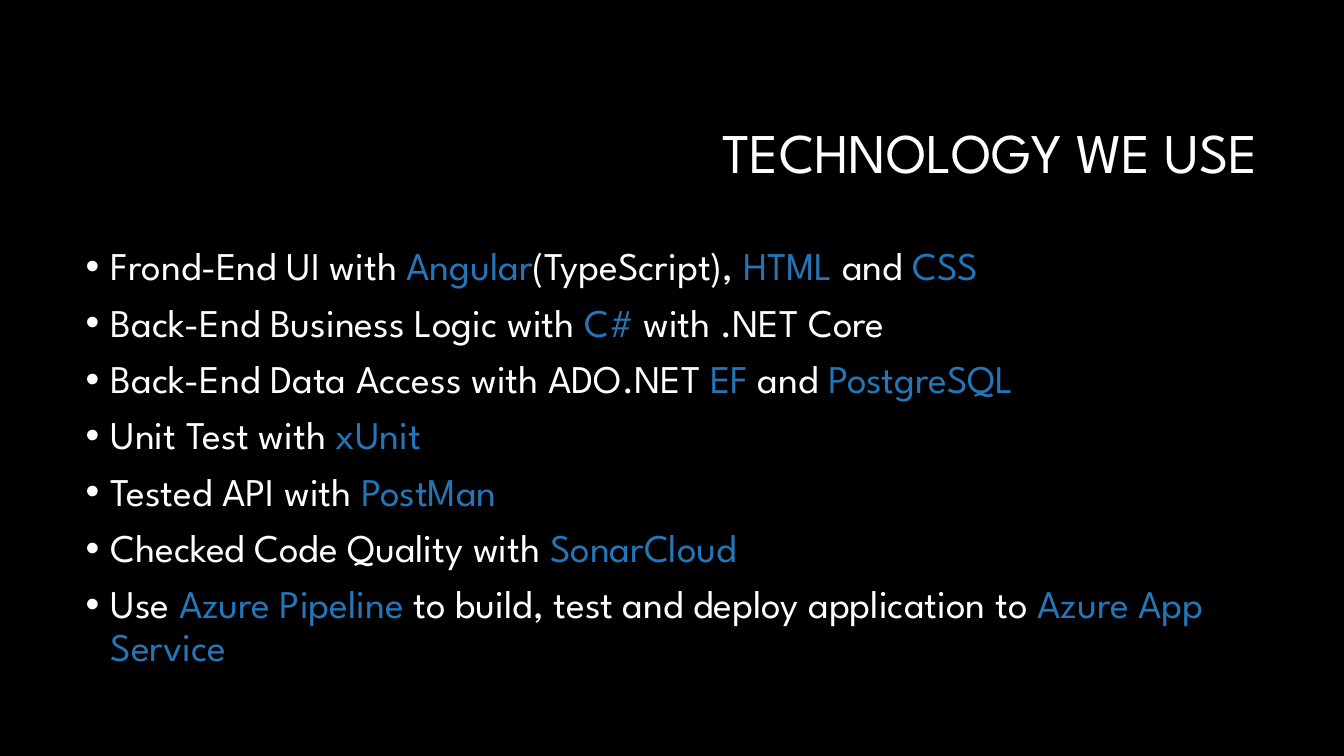
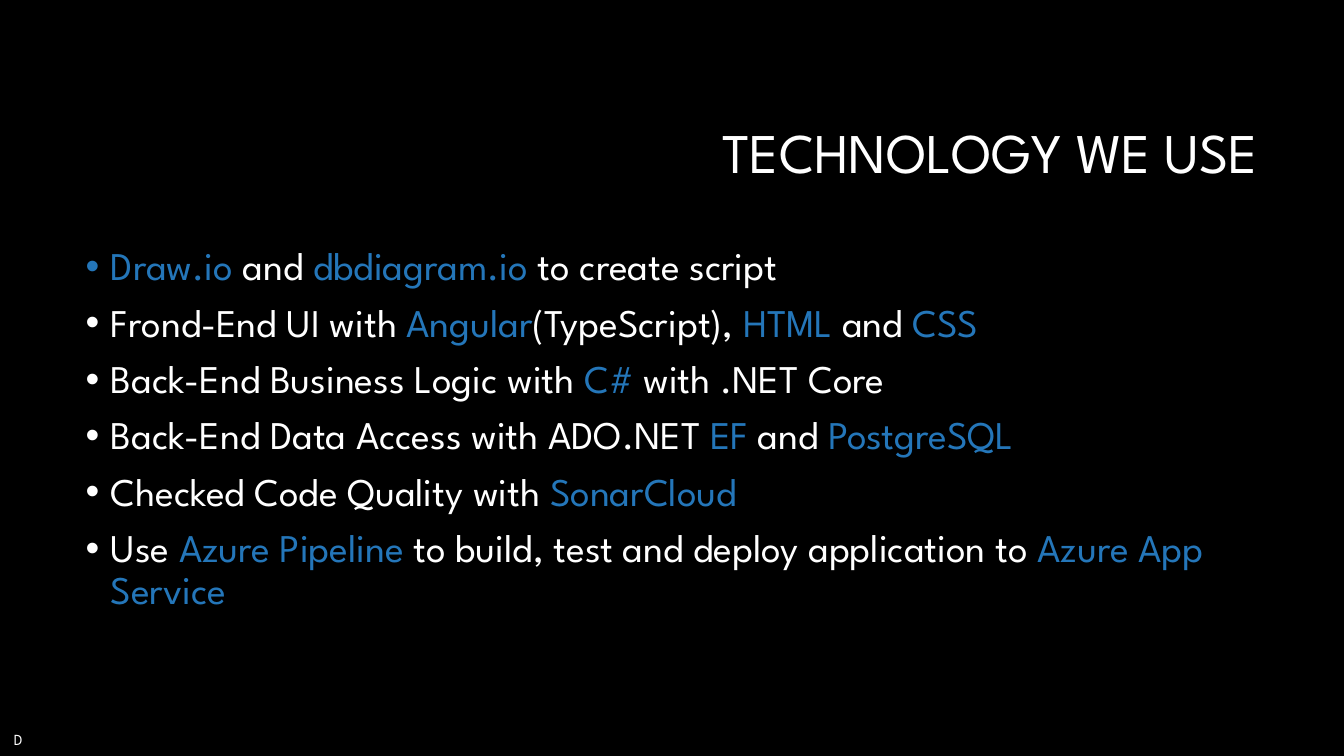
Before and after one commit to 1909-sep30-net/SWeenTeneD-Airline-project2, a slide deck: slide 3 of Sweentened-Airline.pptx. Drawn at 1344x756 pixels with LibreOffice and Linux fonts; fonts in the diff are those of the drawing; background and template pictures are left out. Boxes give left, top, right and bottom in pixels: in the first picture for what was removed or moved away, otherwise in the second. Text is boxed around its words. In the diff, an @@ line names an element or a change of style, - is before the commit and + after.

```diff
--- a/Sweentened-Airline.pptx
+++ b/Sweentened-Airline.pptx
@@ text at (111,253,778,289): paragraph added @@
+• Draw.io and dbdiagram.io to create script
@@ text at (111,422,496,507): paragraphs removed @@
-• Unit Test with xUnit
-• Tested API with PostMan
@@ text added at (14,734,23,745), 11 pt, text #FFFFFF @@
+• D
```
Also in this commit, not shown: 2 other slides changed, 7 slides added, 14 other files.
